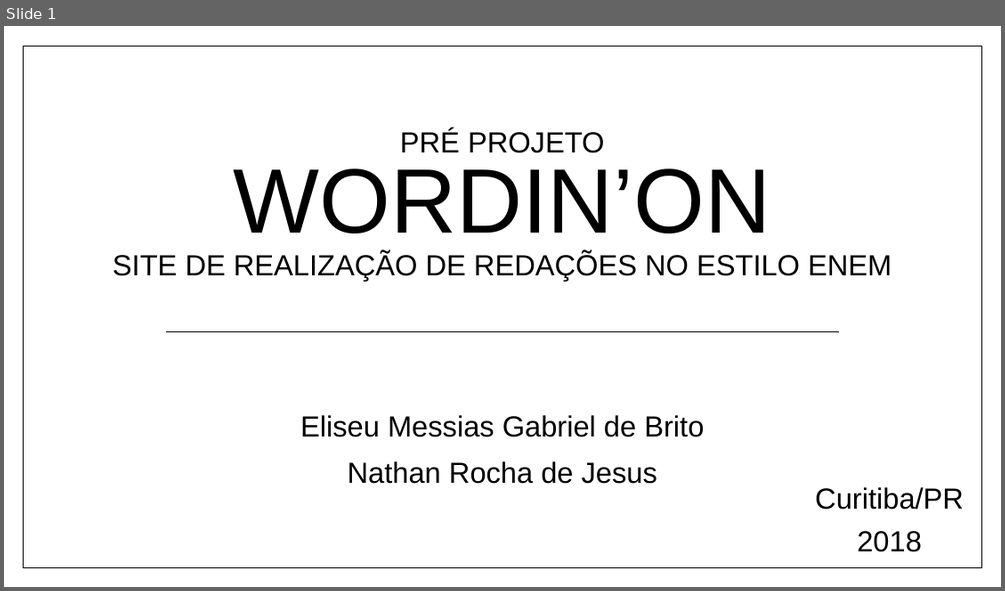
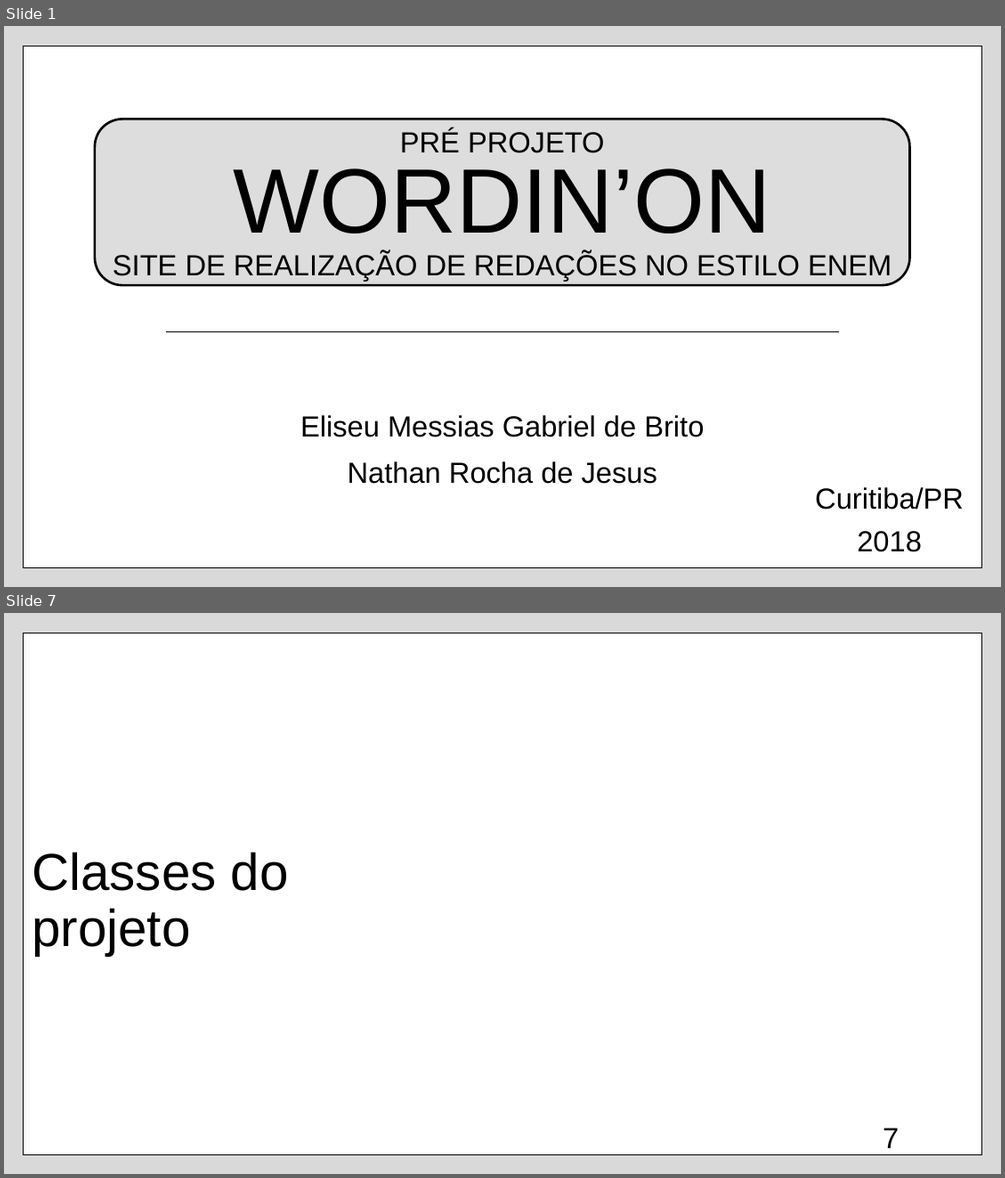
Before and after one commit to n4th4nrjesus/WordinOn, a slide deck: Apresentação Wordin'On.pptx. Shown one above the other, each under a label of ours: slide 1 before the commit, slides 1 and 7 after it; the slides between them are not shown. The pictures are 1005x591 and 1005x1178 pixels, drawn with LibreOffice and Linux fonts; fonts in the diff are those of the drawing; background and template pictures are left out. Boxes give left, top, right and bottom in pixels: in the first picture for what was removed or moved away, otherwise in the second. Text is boxed around its words. In the diff, an @@ line names an element or a change of style, - is before the commit and + after.

```diff
--- a/Apresentação Wordin'On.pptx
+++ b/Apresentação Wordin'On.pptx
@@ slide 7 added at bbox=[4, 613, 1001, 1174], background picture (left out); not listed: 1 template element that a slide beside it also shows @@
@@ title added at bbox=[32, 852, 289, 956], 50 pt, text #000000 @@
+Classes do projeto
@@ page number added at bbox=[882, 1127, 898, 1148], 28 pt, text #000000 @@
+7
@@ slide 1 changed as well @@
@@ background #FFFFFF to #DADADA @@
@@ rounded rectangle added at bbox=[95, 119, 909, 285], fill #DDDDDD, outline #000000 2.25 pt @@
```
Also in this commit, not shown: 1 other slide changed, 5 other slides added.
